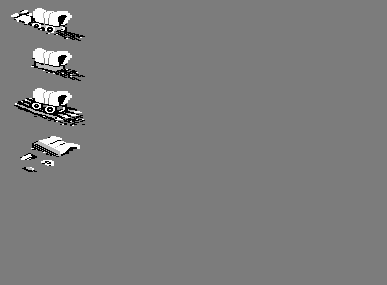
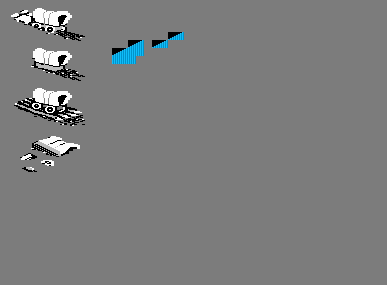
Before/after of a 387×285 layered artwork. What changed in the layer stack:
painted on "Pasted Layer" over (112, 32, 184, 64)
